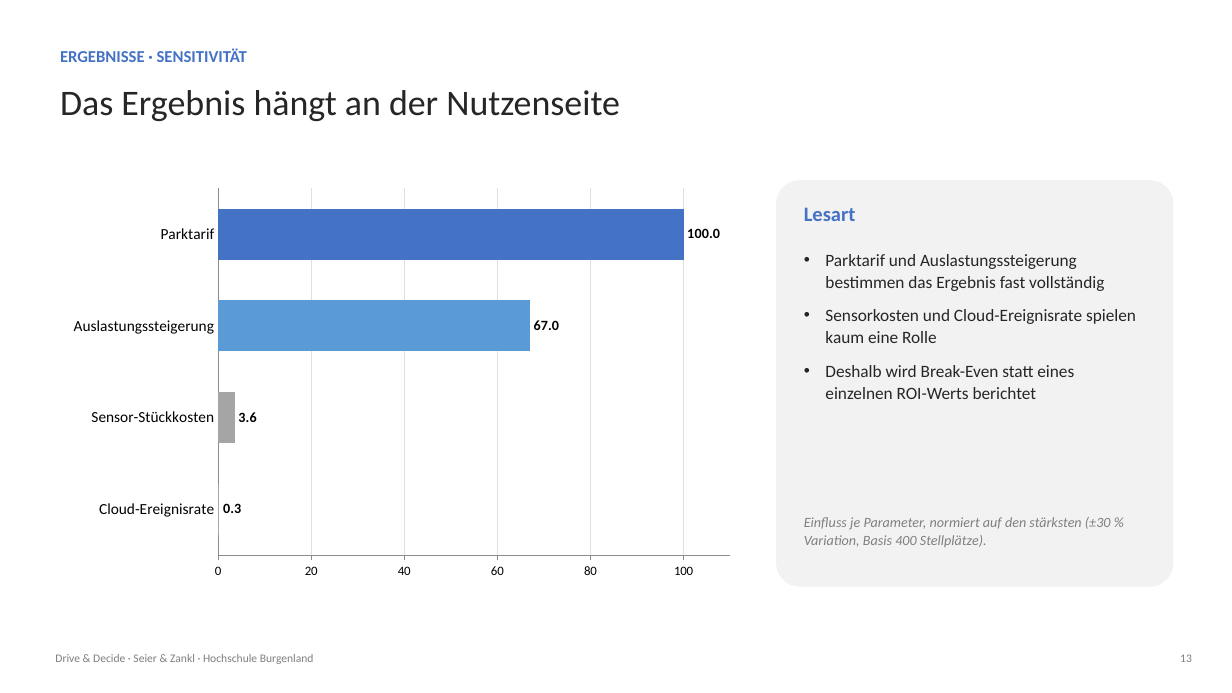
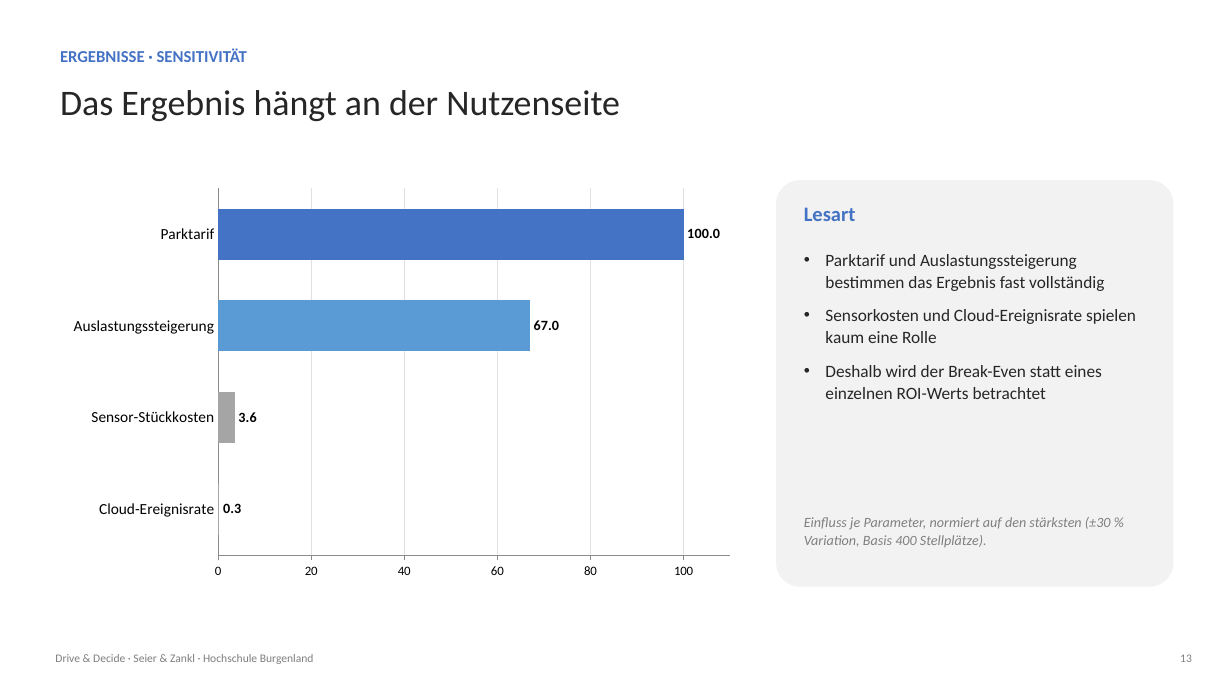
Before and after one commit to hochschule-jz/gruppe-n-inenp, a slide deck: slide 13 of presentation/Präsentation.pptx. Drawn at 1232x693 pixels with LibreOffice and Linux fonts; fonts in the diff are those of the drawing. Boxes give left, top, right and bottom in pixels: in the first picture for what was removed or moved away, otherwise in the second. Text is boxed around its words. In the diff, an @@ line names an element or a change of style, - is before the commit and + after.

```diff
--- a/presentation/Präsentation.pptx
+++ b/presentation/Präsentation.pptx
@@ text at bbox=[825, 365, 1102, 399]: text changed @@
-• Deshalb wird Break-Even statt eines einzelnen ROI-Werts berichtet
+• Deshalb wird der Break-Even statt eines einzelnen ROI-Werts betrachtet
```
Also in this commit, not shown: 7 other slides changed.
